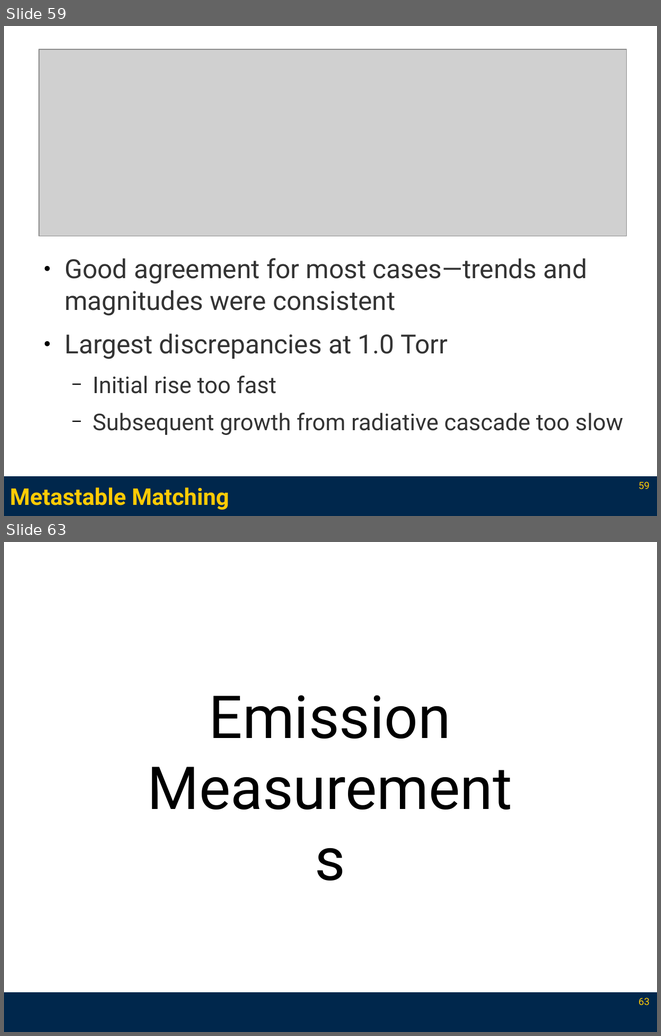
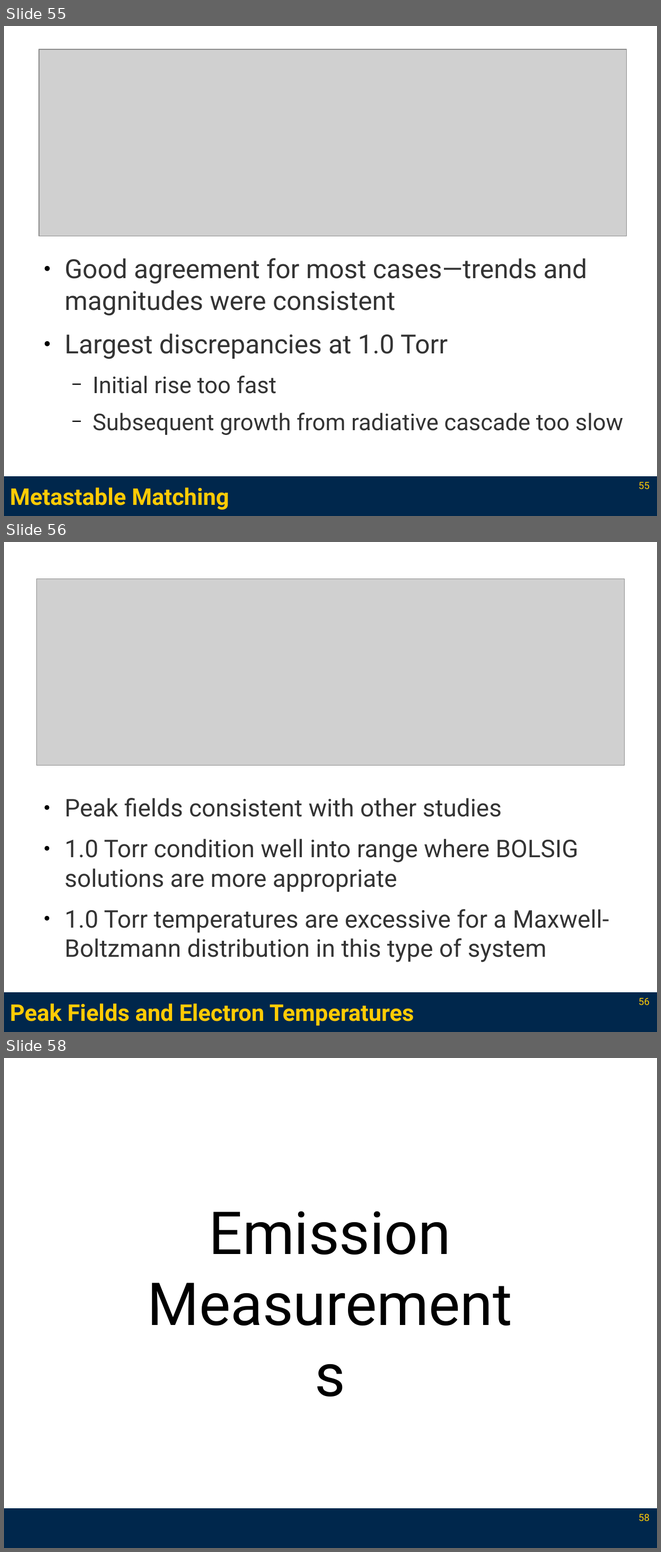
Before and after one commit to l3enny/dissertation, a slide deck: defense/presentation_annotated.odp. Shown one above the other, each under a label of ours: slides 59 and 63 before the commit, slides 55, 56 and 58 after it; the slides between them are not shown. The pictures are 661x1036 and 661x1552 pixels, drawn with LibreOffice and Linux fonts; fonts in the diff are those of the drawing; grey boxes stand for pictures. Boxes give left, top, right and bottom in pixels: in the first picture for what was removed or moved away, otherwise in the second. Text is boxed around its words. In the diff, an @@ line names an element or a change of style, - is before the commit and + after.

```diff
--- a/defense/presentation_annotated.odp
+++ b/defense/presentation_annotated.odp
@@ slide 56 added at (4, 542, 657, 1032), background #FFFFFF; not listed: 1 template element that a slide beside it also shows @@
@@ picture added at (36, 579, 625, 765) @@
@@ text added at (64, 798, 609, 962), 29.6 pt, text #333333 @@
+● Peak fields consistent with other studies
+● 1.0 Torr condition well into range where BOLSIG solutions are more appropriate
+● 1.0 Torr temperatures are excessive for a Maxwell-Boltzmann distribution in this type of system
@@ page number added at (638, 998, 650, 1005), 12 pt, text #FFCB05 @@
+56
@@ title added at (10, 1004, 414, 1026), 28 pt, text #FFCB05, bold @@
+Peak Fields and Electron Temperatures
@@ what was slide 59 is now slide 55 @@
@@ page number at (638, 482, 650, 489): text changed @@
-59
+55
@@ what was slide 63 is now slide 58 @@
@@ page number at (638, 1514, 650, 1521): text changed @@
-63
+58
```
Also in this commit, not shown: 4 slides changed, 9 other slides added, 2 slides removed, 12 other files.
